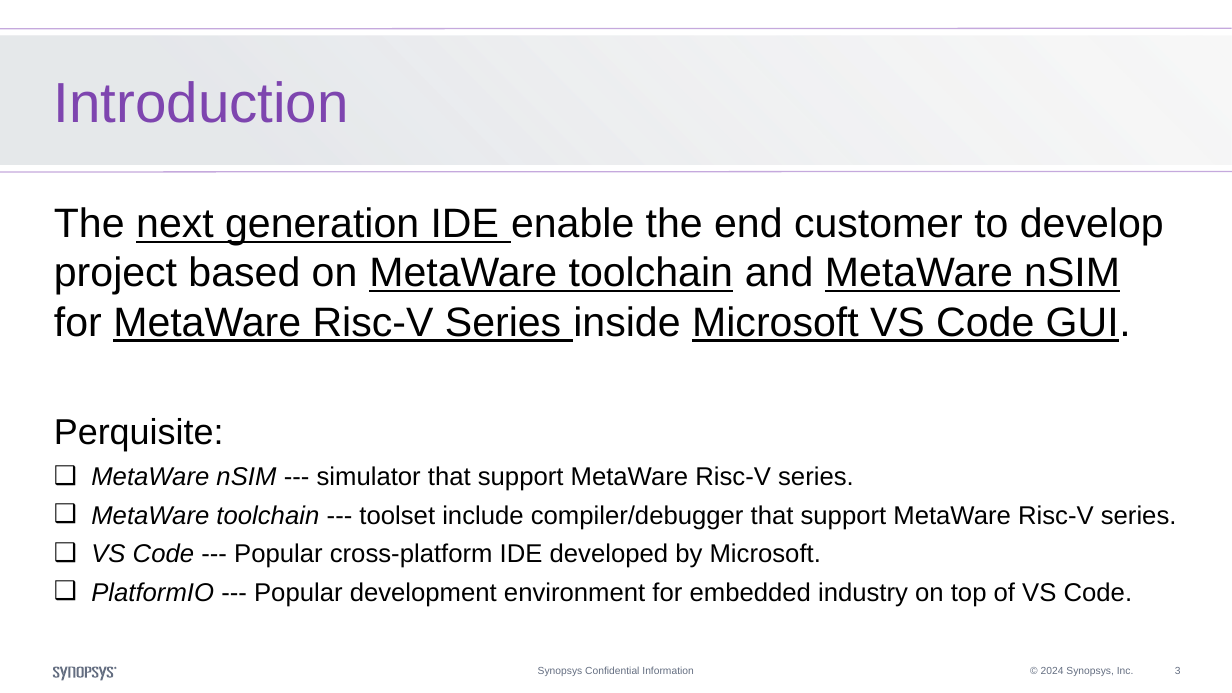
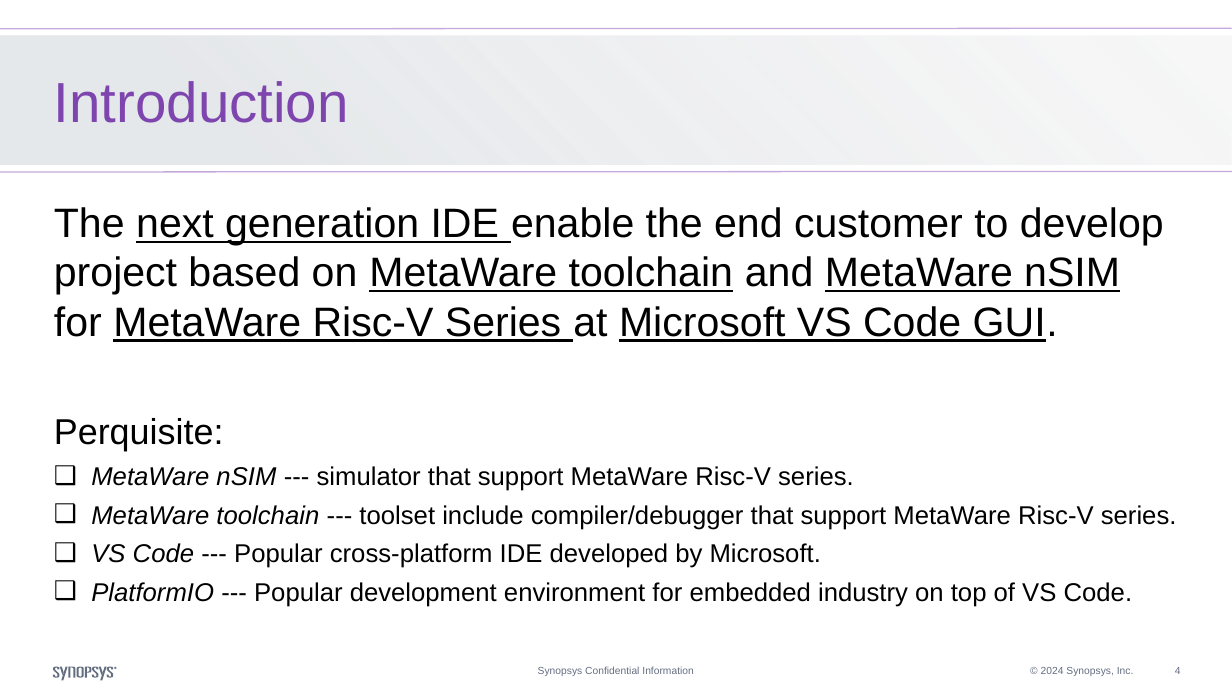
Before and after one commit to foss-for-synopsys-dwc-arc-processors/platformio-metaware-riscv, a slide deck: slide 4 of QuickStart for MetaWare Risc-V VSCode based IDE.pptx (slide 3 before the commit). Drawn at 1232x693 pixels with LibreOffice and Linux fonts; fonts in the diff are those of the drawing. Boxes give left, top, right and bottom in pixels: in the first picture for what was removed or moved away, otherwise in the second. Text is boxed around its words. In the diff, an @@ line names an element or a change of style, - is before the commit and + after.

```diff
--- a/QuickStart for MetaWare Risc-V VSCode based IDE.pptx
+++ b/QuickStart for MetaWare Risc-V VSCode based IDE.pptx
@@ text at box(54, 207, 1164, 342): text changed @@
-The next generation IDE enable the end customer to develop project based on MetaWare toolchain and MetaWare nSIM for MetaWare Risc-V Series inside Microsoft VS Code GUI.
+The next generation IDE enable the end customer to develop project based on MetaWare toolchain and MetaWare nSIM for MetaWare Risc-V Series at Microsoft VS Code GUI.
@@ page number at box(1175, 667, 1181, 674): text changed @@
-3
+4
```
Also in this commit, not shown: 2 other slides changed, 2 slides added.
